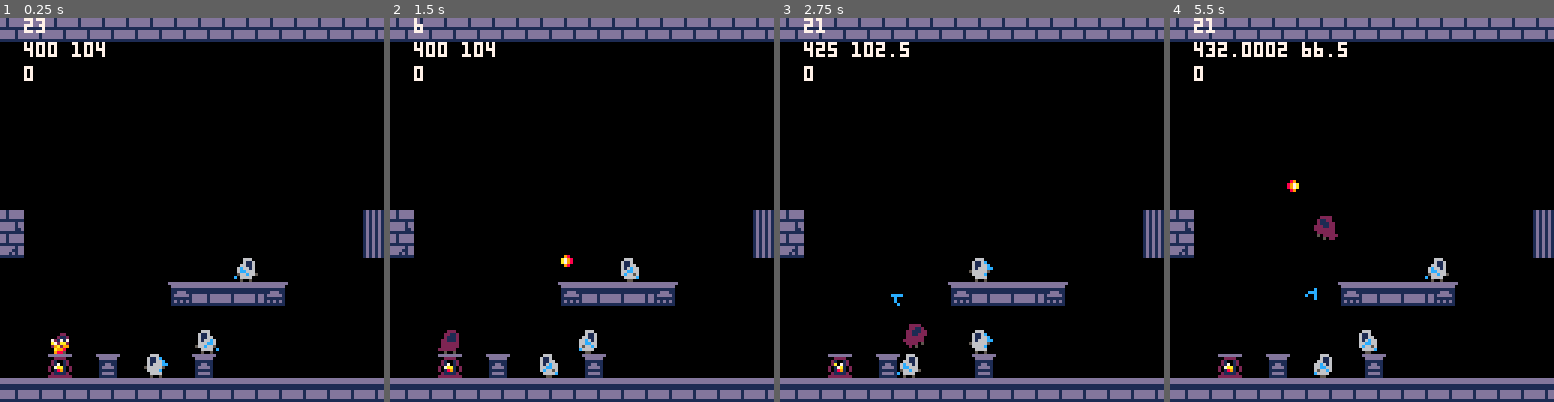
Above: before the commit, frames 1-4 (left to right).
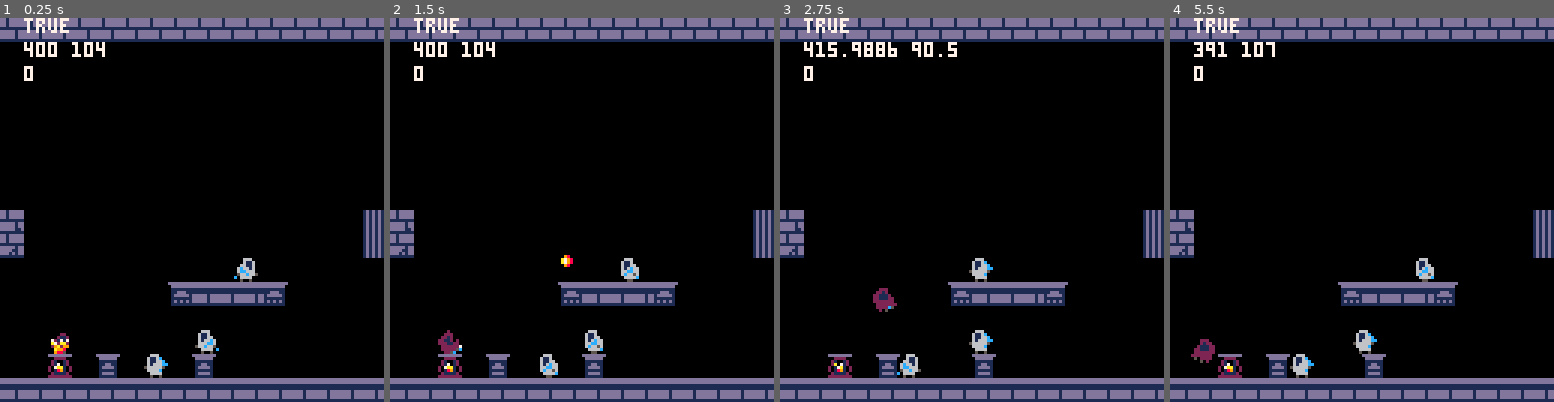
Above: after the commit, the same moments.

Repository: NunoDasNeves/pathofagni-pico8
Game: PICO-8 cartridge jumper.p8
Same seed, same stepped clock (60 frames per second), same inputs: the game is played once before the commit and once after it.
Inputs:
- Up to frame 1 (0.25 s): no input
- Up to frame 2 (1.5 s): tap X (X key) at 0.33, 1.07 s; tap O (Z key) at 0.7 s
- Up to frame 3 (2.75 s): hold Right 1.6-2.1 s; tap O (Z key) at 1.7, 2.1, 2.5 s; tap X (X key) at 1.85 s; hold Up 2.15-2.42 s; hold Right from 2.47 s (still down)
- Up to frame 4 (5.5 s): tap O (Z key) every 0.4 s from 2.9 to 5.3 s; tap X (X key) at 2.97, 4.08, 5.2 s; release Right at 3.03 s; hold Left 3.08-3.58 s; hold Down 3.63-3.97 s; hold Right 4.02-4.68 s; hold Up 4.73-5.03 s; hold Left from 5.08 s (still down)

The runs differ from the first frame. In frame 1, 0.2% of the frame differs, in the area x 6-18%, y 0-4%; in frame 2, 0.6%; in frame 3, 1.2%; in frame 4, 2.4%, in the area x 5-73%, y 0-94%.

Commit message:
make enemies kill the player

Diff:
--- a/jumper.p8
+++ b/jumper.p8
@@ -80,6 +80,17 @@
   x = (i % 8) * room.sz,
   y = (i \ 8) * room.sz
  }
+end
+
+function in_room(x,y)
+ if (x<room.x or x>room.x+room.sz) then
+  return false
+ end
+ if (y<room.y or y>room.y+room.sz) then
+  return false
+ end
+ dbgstr='true'
+ return true
 end
 
 function move_room(x,y)
@@ -252,7 +263,7 @@
 	 draw = draw_smol_thang,
 	 w = 4,
 	 h = 4,
-	 vx = 1,
+	 vx = 1.5,
 	 vy = -4,
 	 g = 0.3,
 	 max_vy = 4,
@@ -282,6 +293,8 @@
 
 function kill_icepick(t)
 	if (t.alive) then
+	 t.vx = 0
+ 	t.vy = 0
 	 t.alive = false
 	 t.fr = 1
 	 t.sfr = 0
@@ -332,10 +345,13 @@
  if (--collmap(f.x,f.y,0) or
      collmap(t.x+2,t.y,1) or
      collmap(t.x+2,t.y,2)) then
- 	t.vx = 0
- 	t.vy = 0
  	kill_icepick(t)
  end
+
+	if (p.alive and hit_p(t.x,t.y,t.w,t.h)) then
+		kill_p()
+		kill_icepick(t)
+	end
 end
 
 function burn_thrower(t)
@@ -387,39 +403,44 @@
 	 else
 	  t.fcnt += 1
 	 end
-	 return
- end
- -- remember which way we were going
- t.rght = t.goingrght
- if (t.rght) then
-  t.vx = 0.75
+
  else
-  t.vx = -0.75
- end
- local newx = t.x + t.vx
- local pushx = coll_walls(t,newx)
- if (pushx != newx) then
-  t.rght = not t.rght
- end
- newx = pushx
- if (coll_edge(t,newx,t.y+t.h)) then
-  t.rght = not t.rght
- end
-
-	t.goingrght = t.rght
-	t.x = newx
-	loop_anim(t,3,2)
-
- if (t.shcount <= 0) then
-	 if (dist(p.x,p.y,t.x,t.y) <= t.range) then
- 	 t.throwing = true
- 	 t.fcnt = 0
- 	end
- 	t.shcount = 30
- else
-  t.shcount -= 1
- end
- dbgstr = t.shcount
+	 -- remember which way we were going
+	 t.rght = t.goingrght
+	 if (t.rght) then
+	  t.vx = 0.75
+	 else
+	  t.vx = -0.75
+	 end
+	 local newx = t.x + t.vx
+	 local pushx = coll_walls(t,newx)
+	 if (pushx != newx) then
+	  t.rght = not t.rght
+	 end
+	 newx = pushx
+	 if (coll_edge(t,newx,t.y+t.h) or
+	 	   coll_room_border(t,newx)) then
+	  t.rght = not t.rght
+	 end
+
+		t.goingrght = t.rght
+		t.x = newx
+		loop_anim(t,3,2)
+
+	 if (t.shcount <= 0) then
+		 if (dist(p.x,p.y,t.x,t.y) <= t.range) then
+	 	 t.throwing = true
+	 	 t.fcnt = 0
+	 	end
+	 	t.shcount = 30
+	 else
+	  t.shcount -= 1
+	 end
+ end
+
+	if (p.alive and hit_p(t.x,t.y,t.w,t.h)) then
+		kill_p()
+	end
 end
 
 function burn_bat(b)
@@ -480,6 +501,34 @@
  return newx
 end
 
+function coll_room_border(t,newx)
+ -- t = {
+ --   y  -- coord
+ --   cx -- coll x offset
+ --   cw -- coll width
+ --   cy -- coll y offset
+ --   ch -- coll height
+ --   vx -- x vel
+ -- return newx pushed back into room
+ local cl = newx + t.cx
+ local cr = cl + t.cw
+ local ct = t.y + t.cy
+ local cb = ct + t.ch
+ -- only check left or right
+ local cx = cr
+ if (t.vx < 0) then
+  cx = cl
+ end
+ if ((t.vx != 0)
+     and
+     (not in_room(cx,ct) or
+ 	    not in_room(cx,cb))
+ 	  ) then
+   return true
+ end
+ return false
+end
+
 function loop_anim(t,speed,frames)
  -- t = {
  --   s -- starting frame
@@ -537,6 +586,12 @@
 
  b.x += b.vx
  b.y += b.vy
+
+	if (b.alive and
+	    p.alive and
+	    hit_p(b.x,b.y,b.w,b.h)) then
+		kill_p()
+	end
 end
 
 function burn_lantern(l)
@@ -643,6 +698,13 @@
  p.s = p.i + p.s_die.s
  p.fr = 0
  p.fcnt = 0
+end
+
+function hit_p(x,y,w,h)
+	return aabb(
+ 									 x,y,w,h,
+ 									 p.x+p.hx,p.y+p.hy,
+ 									 p.hw,p.hh)
 end
 
 function update_p()
